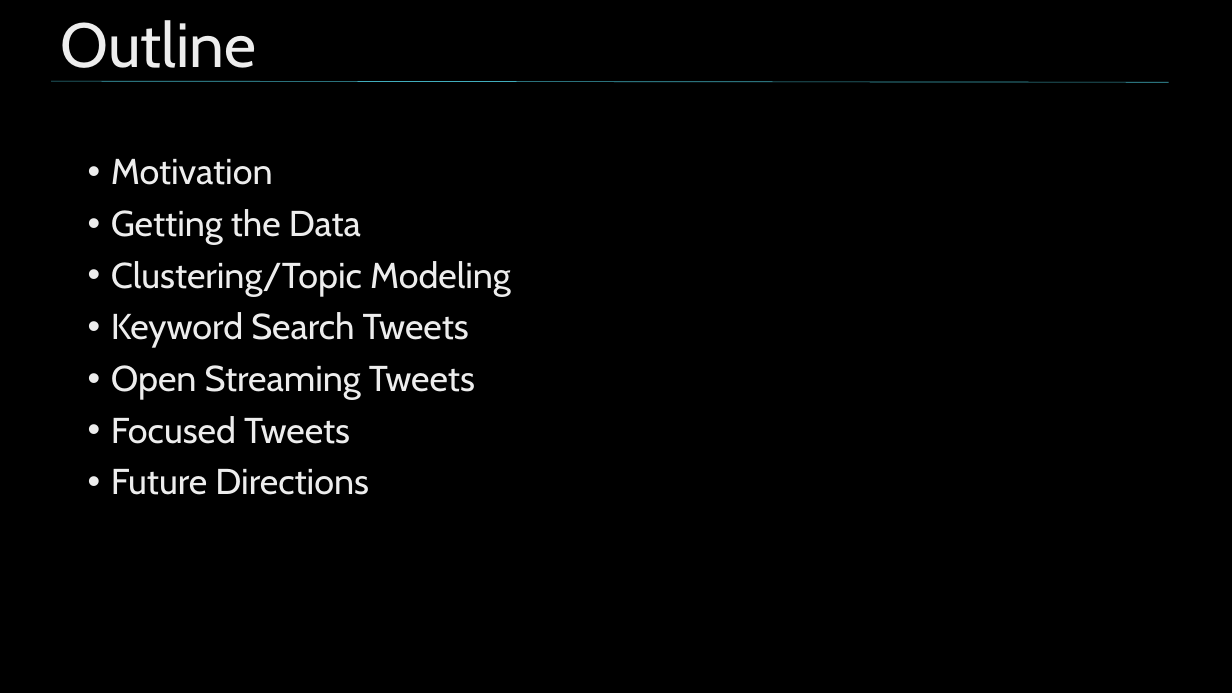
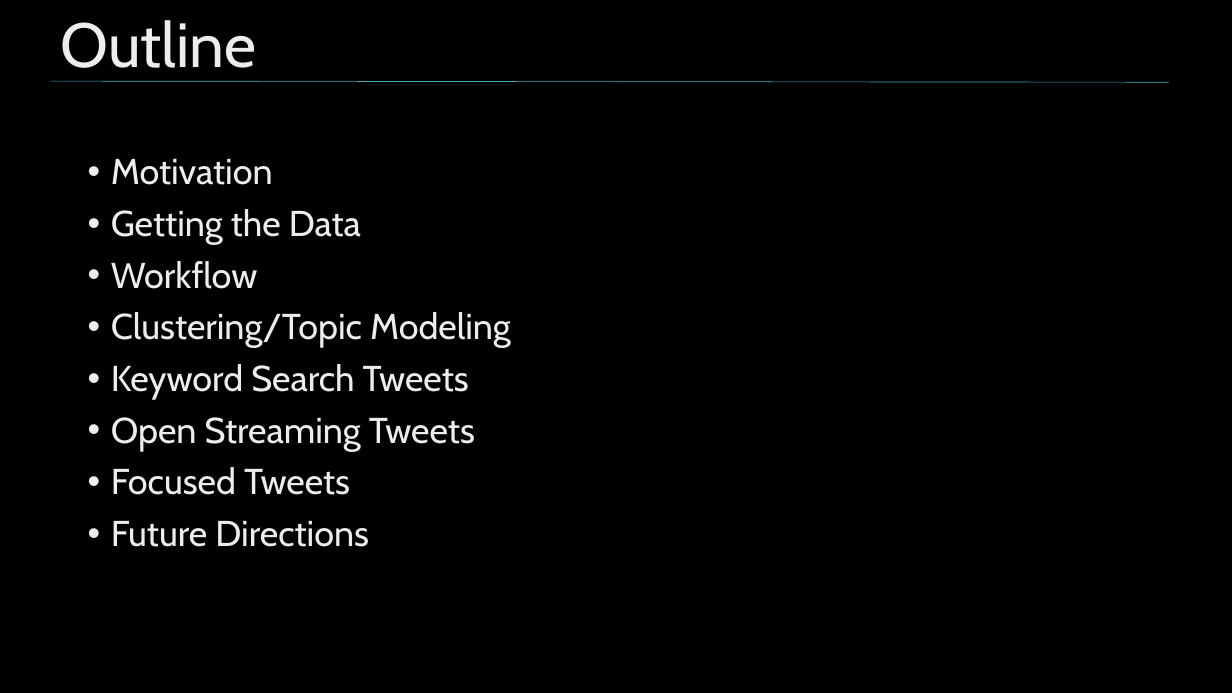
Before and after one commit to nycdatasci/bootcamp009_project, a slide deck: slide 2 of Project4-Capstone/MHD_Capstone/MHD_Twitter_Clustering.pptx. Drawn at 1232x693 pixels with LibreOffice and Linux fonts; fonts in the diff are those of the drawing; background and template pictures are left out. Boxes give left, top, right and bottom in pixels: in the first picture for what was removed or moved away, otherwise in the second. Text is boxed around its words. In the diff, an @@ line names an element or a change of style, - is before the commit and + after.

```diff
--- a/Project4-Capstone/MHD_Capstone/MHD_Twitter_Clustering.pptx
+++ b/Project4-Capstone/MHD_Capstone/MHD_Twitter_Clustering.pptx
@@ text at [111, 261, 258, 289]: paragraph added @@
+• Workflow
```
Also in this commit, not shown: 1 other slide changed, 2 slides added.
